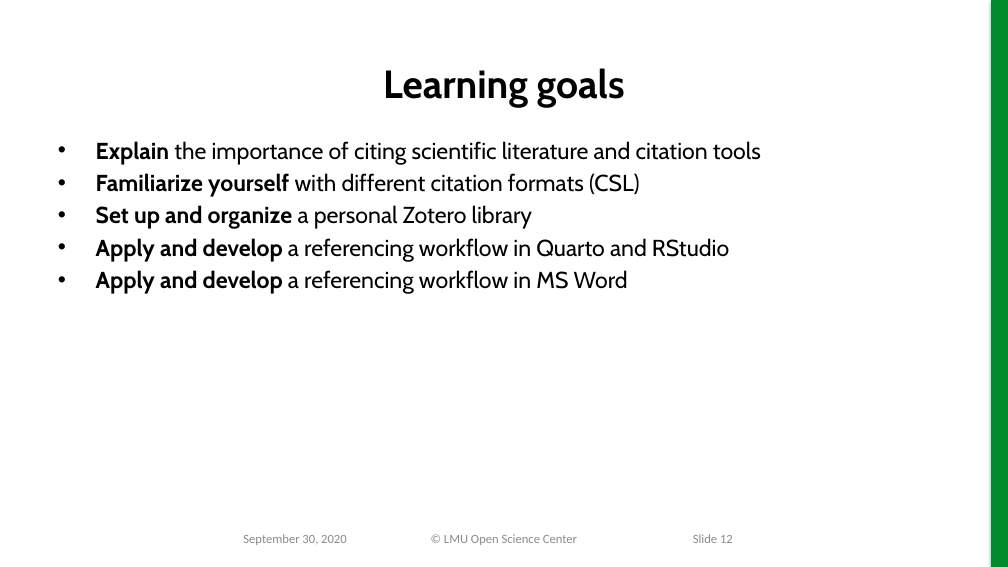
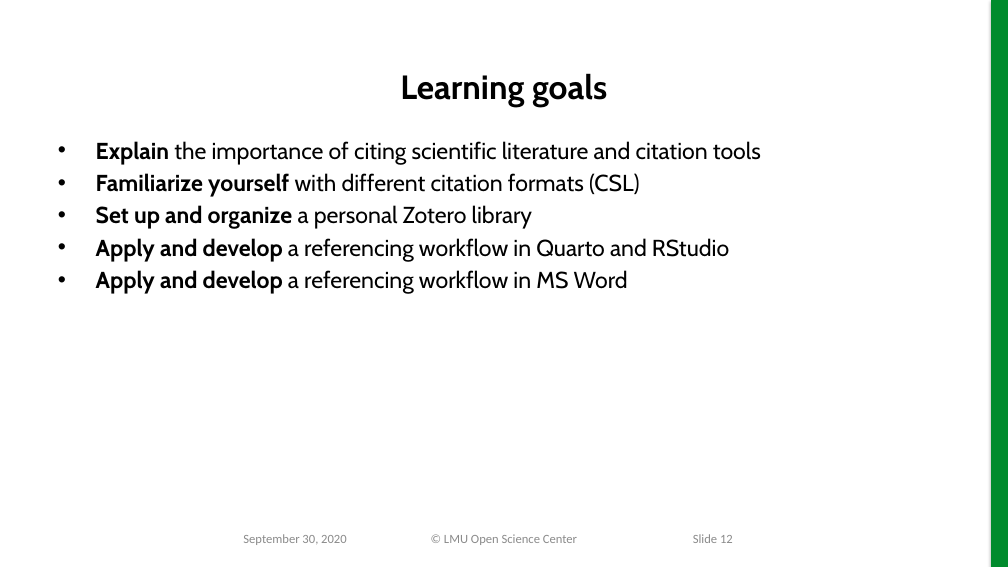
Before and after one commit to lmu-osc/train-the-trainer-test-repo-separate-slidedeck-zenodo, a slide deck: slide 12 of working-output.pptx. Drawn at 1008x567 pixels with LibreOffice and Linux fonts; fonts in the diff are those of the drawing; background and template pictures are left out. Boxes give left, top, right and bottom in pixels: in the first picture for what was removed or moved away, otherwise in the second. Text is boxed around its words. In the diff, an @@ line names an element or a change of style, - is before the commit and + after.

```diff
--- a/working-output.pptx
+++ b/working-output.pptx
@@ title "Learning goals" at box(400, 73, 607, 107): size 37.3 to 32 pt @@
```
Also in this commit, not shown: 29 other slides changed, 5 other files.
